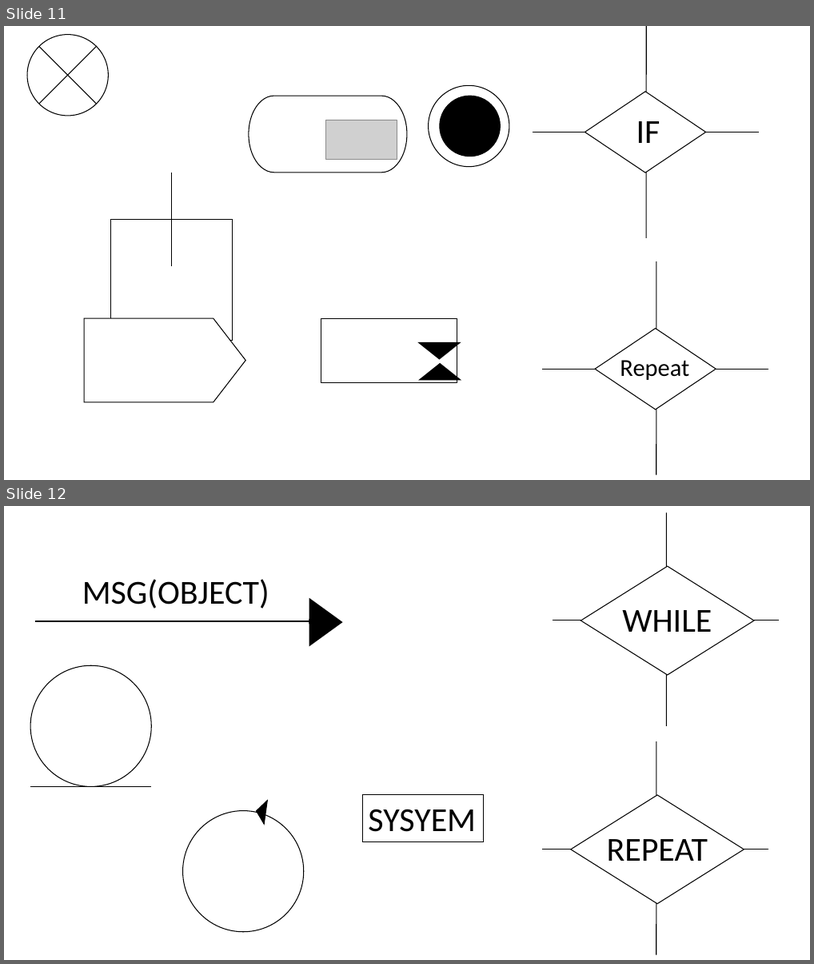
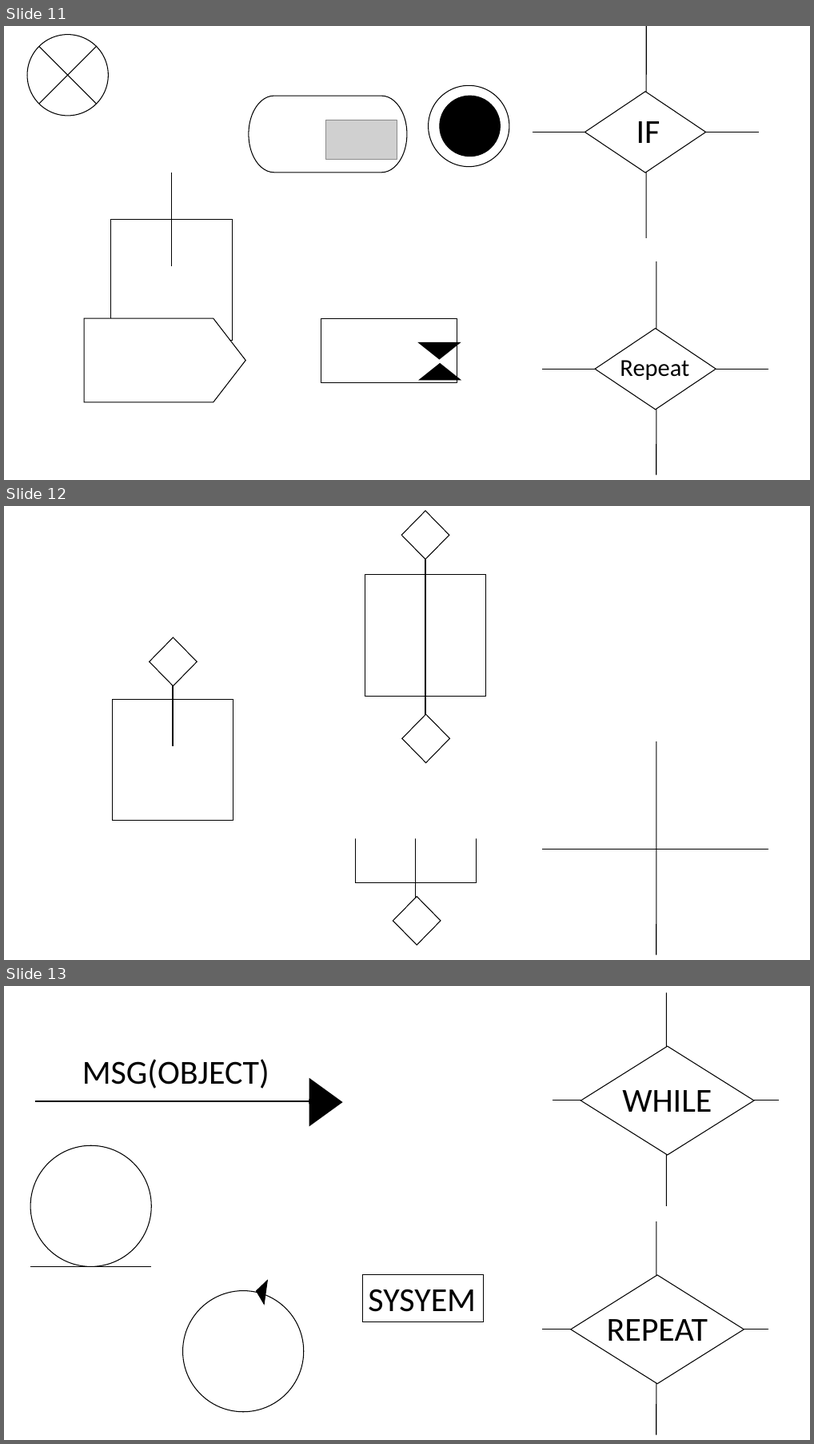
Before and after one commit to moeidriss/umlgui, a slide deck: doc/Presentation.pptx. Shown one above the other, each under a label of ours: slides 11 and 12 before the commit, slides 11, 12 and 13 after it. The pictures are 814x964 and 814x1444 pixels, drawn with LibreOffice and Linux fonts; fonts in the diff are those of the drawing; grey boxes stand for pictures. Boxes give left, top, right and bottom in pixels: in the first picture for what was removed or moved away, otherwise in the second. Text is boxed around its words. In the diff, an @@ line names an element or a change of style, - is before the commit and + after.

```diff
--- a/doc/Presentation.pptx
+++ b/doc/Presentation.pptx
@@ slide 12 added at [4,506,810,960], background #FFFFFF @@
@@ diamond added at [402,511,450,560], fill #FFFFFF, outline #000000 1 pt @@
@@ line added from (426, 737) to (426, 538), #000000 1.5 pt @@
@@ rectangle added at [365,575,486,696], outline #000000 1 pt @@
@@ diamond added at [149,637,197,686], fill #FFFFFF, outline #000000 1 pt @@
@@ line added from (173, 652) to (173, 746), #000000 1.5 pt @@
@@ rectangle added at [112,700,234,820], outline #000000 1 pt @@
@@ rectangle added at [338,717,491,838], fill #FFFFFF @@
@@ diamond added at [402,714,450,763], fill #FFFFFF, outline #000000 1 pt @@
@@ line added from (657, 741) to (657, 955), #000000 1 pt @@
@@ rectangle added at [355,761,477,882], outline #000000 1 pt @@
@@ line added from (416, 924) to (416, 830), #000000 1.5 pt @@
@@ line added from (770, 848) to (542, 848), #000000 1 pt @@
@@ diamond added at [393,896,441,944], fill #FFFFFF, outline #000000 1 pt @@
@@ what was slide 12 is now slide 13 @@
```
Also in this commit, not shown: 20 other files.
